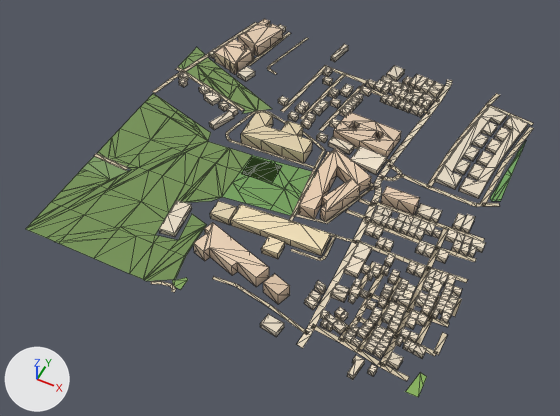
An edit to the glTF model public/assets/bengaluru-region-v1/tiles/t27_1-l0.glb, drawn before and after from the same camera.
The view is the same before and after, from a 50 mm lens placed at (14046.0, 95.0, 717.0), pointed at (13746.0, 694.0, -32.0). The axes (+X, +Y, +Z) are drawn at lower left. The lights are the same throughout. The older version comes first. Mesh edges are drawn as thin lines. Vertices at exactly the same position are counted once.

Names of what the first picture shows: 'building', 'ground'.
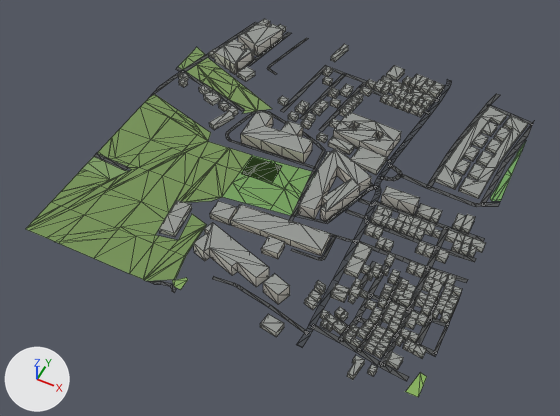
Changed parts and their boxes (x1, y1, x2, y2) in the pictures (560 x 416 px; the box of a moved part takes in the faces that stretch with it):
'ground', reshaped
    before: (26, 22, 534, 397)
    after: (26, 22, 535, 397)
part 1 of me_building, recoloured (darker)
    both: (159, 19, 528, 379)
part 2 of me_ground, moved or reshaped
    before: (94, 22, 533, 355)
    after: (94, 22, 535, 356)
part 3 of me_ground, moved or reshaped
    before: (151, 281, 176, 292)
    after: (148, 281, 176, 292)
part 4 of me_ground, recoloured
    both: (94, 22, 533, 381)

What the commit changed:
me_building is used by ob_building; location (13500.0, 500.0, 0.0).
me_building had 2080 vertices, 2693 faces and spanned x 15.0..503.0, y -11.0..504.0, z 0.0..18.0.
me_building now has 2080 vertices, 3294 faces and spans x 15.0..503.0, y -11.0..504.0, z 0.0..18.0.
me_building part 1: 2693 kept faces spanning x 15.0..503.0, y -11.0..504.0, z 0.0..18.0 get new vertex colours; the middle colour goes from pale yellow #d9ccb9 to light grey #c3c5be.
me_ground is used by ob_ground; location (13500.0, 500.0, 0.0).
me_ground had 833 vertices, 791 faces and spanned x -3.0..503.0, y -2.0..501.0, z 1.0.
me_ground now has 841 vertices, 799 faces and spans x 0.0..500.0, y 0.0..500.0, z 1.0.
Part 2, on me_ground:
25 vertices are removed from x -1.0..503.0, y 0.0..501.0, z 1.0.
35 faces are deleted.
41 vertices move from x -3.0..503.0, y -1.0..501.0, z 1.0 to x 0.0..500.0, y 0.0..500.0, z 1.0.
33 vertices are added at x 0.0..500.0, y 0.0..500.0, z 1.0.
43 new faces join them.
Part 3, on me_ground:
3 vertices are removed from x 180.0..206.0, y -2.0..2.0, z 1.0.
7 faces are deleted.
1 vertex moves from x 178.0, y 2.0, z 1.0 to x 180.0, y 0.0, z 1.0.
3 vertices are added at (175.0, 0.0, 1.0), (184.0, 0.0, 1.0), (206.0, 3.0, 1.0).
7 new faces join them.
me_ground part 4: 423 kept faces spanning x 0.0..500.0, y 2.0..500.0, z 1.0 get new vertex colours; the middle colour goes from beige #d7c9ae to dark grey #535556.
